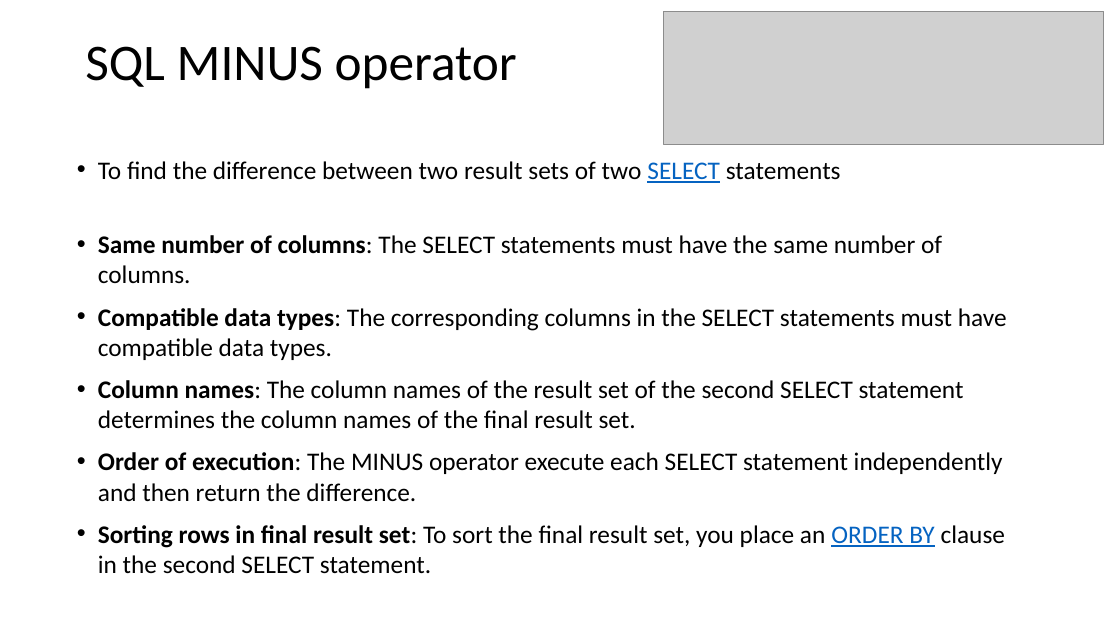
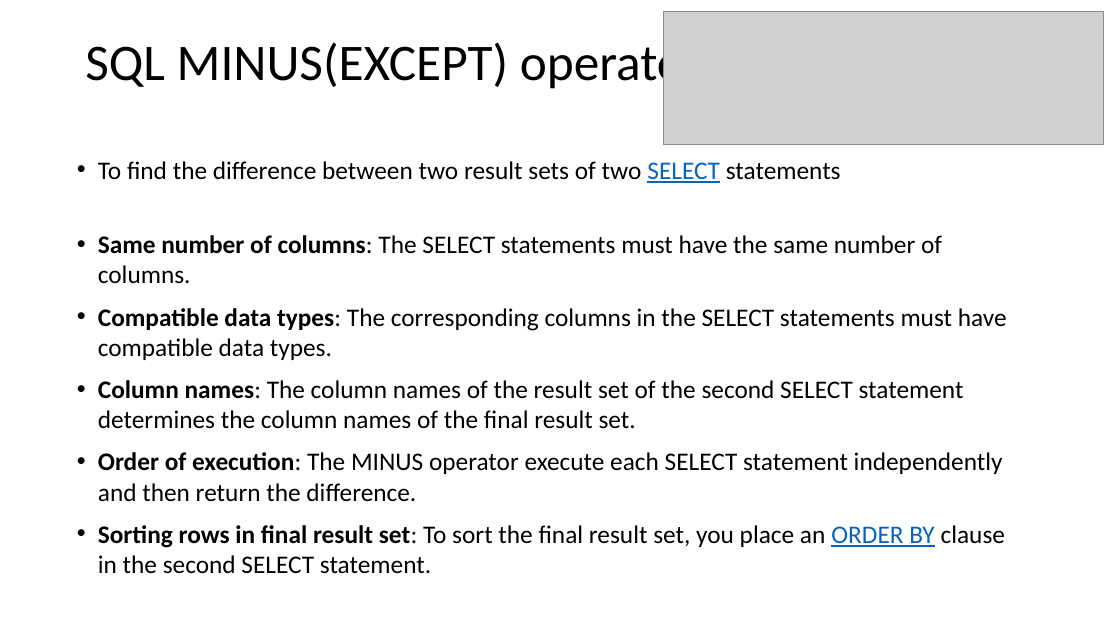
Before and after one commit to ramoji4b5/SQL-Training, a slide deck: slide 14 of Day 6.pptx. Drawn at 1120x630 pixels with LibreOffice and Linux fonts; fonts in the diff are those of the drawing; grey boxes stand for pictures. Boxes give left, top, right and bottom in pixels: in the first picture for what was removed or moved away, otherwise in the second. Text is boxed around its words. In the diff, an @@ line names an element or a change of style, - is before the commit and + after.

Commit message:
set Operations using union intersect except

```diff
--- a/Day 6.pptx
+++ b/Day 6.pptx
@@ title at (x1=85, y1=37, x2=702, y2=92): text changed @@
-SQL MINUS operator
+SQL MINUS(EXCEPT) operator
```
Also in this commit, not shown: 3 other files.
